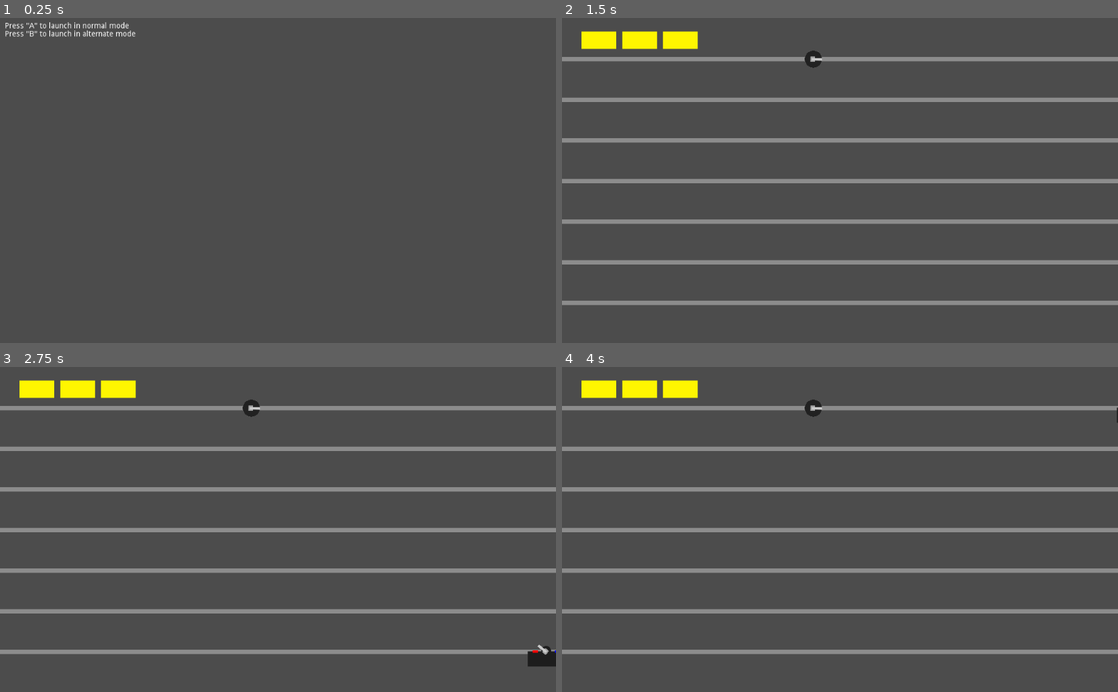
Above: before the commit, frames 1-4 (two rows, left to right).
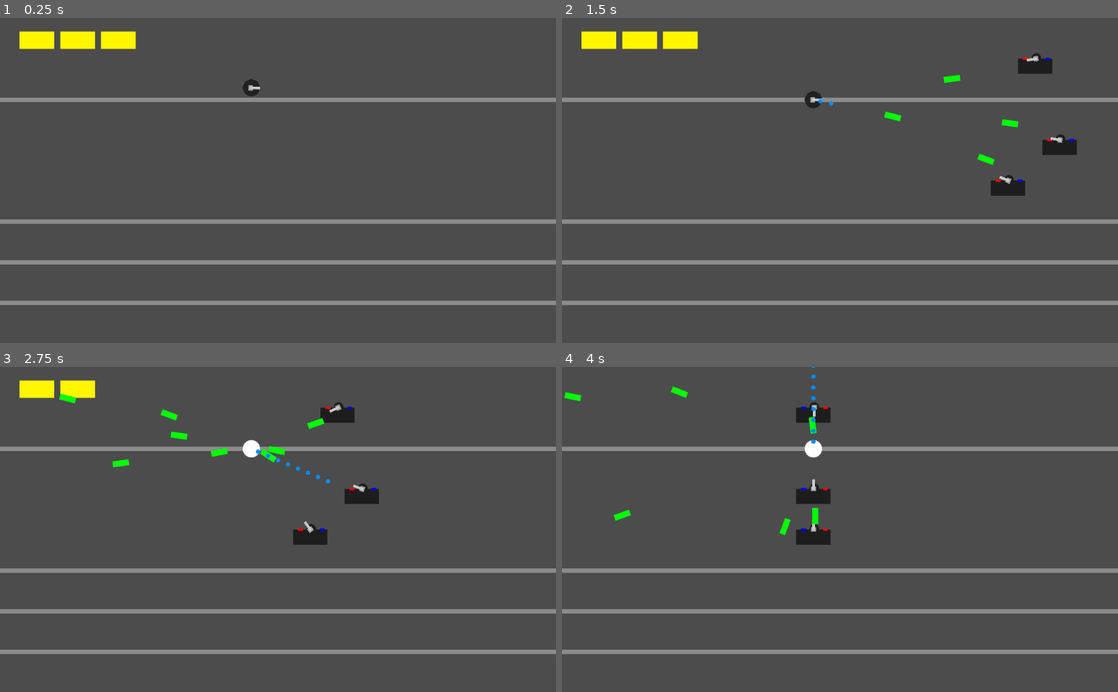
Above: after the commit, the same moments.

Repository: assert-justice/MagCycle
Game: Godot game, scene res://Game.tscn
Same seed, same stepped clock (60 frames per second), same inputs: the game is played once before the commit and once after it.
Inputs:
- Up to frame 1 (0.25 s): no input
- Up to frame 2 (1.5 s): tap A at 0.5 s; tap Enter (ui_accept) at 0.6, 0.77, 1.07, 1.35 s
- Up to frame 3 (2.75 s): tap Enter (ui_accept) at 1.52, 1.82, 2.1 s
- Up to frame 4 (4 s): tap Enter (ui_accept) at 2.85, 3.02, 3.32, 3.6, 3.77 s

The runs differ from the first frame. In frame 1, 6.5% of the frame differs, in the area x 0-100%, y 1-89%; in frame 2, 5.0%; in frame 3, 6.0%; in frame 4, 6.1%.

Commit message:
added tether and sound effects

Diff:
--- a/BadBullet.tscn
+++ b/BadBullet.tscn
@@ -6,7 +6,9 @@
 [sub_resource type="RectangleShape2D" id=1]
 extents = Vector2( 14.818, 5.7556 )
 
-[node name="Bullet" type="Area2D"]
+[node name="Bullet" type="Area2D" groups=[
+"jumpable",
+]]
 z_index = 1
 script = ExtResource( 1 )
 
--- a/CopCar.tscn
+++ b/CopCar.tscn
@@ -1,9 +1,11 @@
-[gd_scene load_steps=10 format=2]
+[gd_scene load_steps=12 format=2]
 
 [ext_resource path="res://sprites/cop_car.png" type="Texture" id=1]
 [ext_resource path="res://sprites/gun.png" type="Texture" id=2]
 [ext_resource path="res://scripts/CopCar.gd" type="Script" id=3]
 [ext_resource path="res://sprites/circle_particle.png" type="Texture" id=4]
+[ext_resource path="res://sfx/Shoot_03.wav" type="AudioStream" id=5]
+[ext_resource path="res://sfx/Explosion_00.wav" type="AudioStream" id=6]
 
 [sub_resource type="AtlasTexture" id=1]
 flags = 4
@@ -63,5 +65,11 @@
 spread = 23.71
 initial_velocity = 655.91
 color_ramp = SubResource( 5 )
+
+[node name="DieSound" type="AudioStreamPlayer2D" parent="."]
+stream = ExtResource( 6 )
+
+[node name="ShootSound" type="AudioStreamPlayer2D" parent="."]
+stream = ExtResource( 5 )
 [connection signal="damage" from="." to="." method="_on_CopCar_damage"]
 [connection signal="set_pos" from="." to="." method="_on_CopCar_set_pos"]
--- a/Game.tscn
+++ b/Game.tscn
@@ -5,14 +5,3 @@
 [node name="Game" type="Node2D"]
 position = Vector2( -7, 1 )
 script = ExtResource( 5 )
-
-[node name="RichTextLabel" type="RichTextLabel" parent="."]
-margin_left = 16.0
-margin_top = 7.0
-margin_right = 293.0
-margin_bottom = 106.0
-text = "Press \"A\" to launch in normal mode
-Press \"B\" to launch in alternate mode"
-__meta__ = {
-"_edit_use_anchors_": false
-}
--- a/Player.tscn
+++ b/Player.tscn
@@ -1,15 +1,21 @@
-[gd_scene load_steps=7 format=2]
+[gd_scene load_steps=11 format=2]
 
 [ext_resource path="res://sprites/gun.png" type="Texture" id=1]
 [ext_resource path="res://sprites/body.png" type="Texture" id=2]
 [ext_resource path="res://scripts/Player.gd" type="Script" id=3]
 [ext_resource path="res://sprites/circle_particle.png" type="Texture" id=4]
+[ext_resource path="res://sfx/Hit_01.wav" type="AudioStream" id=5]
+[ext_resource path="res://sfx/Hero_Death_00.wav" type="AudioStream" id=6]
+[ext_resource path="res://sfx/Hit_02.wav" type="AudioStream" id=7]
 
 [sub_resource type="CircleShape2D" id=1]
 radius = 64.7765
 
 [sub_resource type="Curve" id=2]
 _data = [ Vector2( 0.0172414, 1 ), 0.0, 0.0, 0, 0, Vector2( 0.827586, 0.281818 ), 0.0, 0.0, 0, 0 ]
+
+[sub_resource type="CircleShape2D" id=3]
+radius = 673.701
 
 [node name="Player" type="Area2D" groups=[
 "player",
@@ -36,9 +42,9 @@
 scale = Vector2( 2, 2 )
 
 [node name="ShootSound" type="AudioStreamPlayer2D" parent="."]
-volume_db = 24.0
-pitch_scale = 0.5
-attenuation = 0.450625
+stream = ExtResource( 5 )
+pitch_scale = 1.75
+autoplay = true
 
 [node name="Flash" type="Sprite" parent="."]
 visible = false
@@ -55,4 +61,28 @@
 gravity = Vector2( 0, 0 )
 initial_velocity = 200.0
 scale_amount_curve = SubResource( 2 )
+
+[node name="JumpRadius" type="Area2D" parent="."]
+
+[node name="CollisionShape2D" type="CollisionShape2D" parent="JumpRadius"]
+shape = SubResource( 3 )
+
+[node name="CanJumpParticles" type="CPUParticles2D" parent="."]
+emitting = false
+lifetime = 0.4
+texture = ExtResource( 4 )
+spread = 0.0
+gravity = Vector2( 0, 0 )
+initial_velocity = 1600.0
+color = Color( 0, 0.552941, 1, 1 )
+
+[node name="DeathSound" type="AudioStreamPlayer2D" parent="."]
+stream = ExtResource( 6 )
+volume_db = 20.0
+
+[node name="DamageSound" type="AudioStreamPlayer2D" parent="."]
+stream = ExtResource( 7 )
+volume_db = 24.0
 [connection signal="damage" from="." to="." method="_on_Player_damage"]
+[connection signal="area_entered" from="JumpRadius" to="." method="_on_JumpRadius_area_entered"]
+[connection signal="area_exited" from="JumpRadius" to="." method="_on_JumpRadius_area_exited"]
--- a/scripts/CopCar.gd
+++ b/scripts/CopCar.gd
@@ -25,16 +25,18 @@
 func _ready():
 	player = get_tree().get_nodes_in_group("player")[0]
 	bullet_scene = load(bullet_path)
+	fire_clock = randf() * fire_time
 
 func _physics_process(delta):
+	if position.y > 600:
+		queue_free()
+	if player == null:
+		return
 	if health < 0:
 		if position.y > 650:
 			queue_free()
 		velocity.y += gravity
 		position += delta * velocity
-	if position.y > 600:
-		queue_free()
-	if player == null:
 		return
 	$Wiggle/Gun.rotation = (player.position - self.position).angle()
 	fire_clock -= delta
@@ -48,6 +50,7 @@
 		self.get_parent().add_child(bullet)
 		bullet.position = self.position + $Wiggle/Gun.position
 		bullet.velocity = (player.position - self.position).normalized() * bullet_speed
+		$ShootSound.play()
 	var sensitivity = 10
 	if not wiggle_clock < 0:
 		wiggle_clock -= delta
@@ -76,6 +79,11 @@
 	if health < 0:
 		alive = false
 		velocity.y -= 10
+		if $DieSound != null:
+			$DieSound.play()
+			var sound = $DieSound
+			remove_child(sound)
+			get_parent().add_child(sound)
 	wiggle_clock = wiggle_time
 	$DamageParticles.direction = direction
 
--- a/scripts/GameManager.gd
+++ b/scripts/GameManager.gd
@@ -13,19 +13,18 @@
 var scene_path = 'res://Scene.tscn'
 var game_scene = null
 var game = null
-var tapper = true
 var started = false
 
 func _ready():
 	cop_cars = []
 	cop_car_scene = load(cop_car_path)
 	game_scene = load(scene_path)
-	#load_scene()
+	load_scene()
 
 func wave():
 	wave_time = rand_range(min_wave_time, max_wave_time)
 	var wave_size = floor(rand_range(min_wave_size, max_wave_size))
-	var rails = $Scene/Rails.rails.duplicate()
+	var rails = $Scene/Rails.lanes.duplicate()
 	var num_rails = len(rails)
 	while wave_size + len(rails) > num_rails:
 		if len(rails) == 0:
@@ -45,15 +44,12 @@
 	game = game_scene.instance()
 	add_child(game)
 	chunks = []
-	$Scene/Player.tapper = tapper
 	for i in range($Scene/Player.max_health):
 		var chunk = $Scene/HealthChunk.duplicate()
 		chunk.position.x = $Scene/HealthChunk.position.x * (i + 1)
 		$Scene.add_child(chunk)
 		chunks.append(chunk)
 	$Scene/HealthChunk.visible = false
-	if not tapper:
-		$Scene/Rails.set_rails("1100011")
 	wave()
 
 func reload_scene():
@@ -63,24 +59,7 @@
 	load_scene()
 
 func _process(_delta):
-	if not started:
-		if Input.is_action_just_pressed("ui_accept"):
-			started = true
-			$RichTextLabel.queue_free()
-			load_scene()
-		elif Input.is_action_just_pressed("ui_cancel"):
-			started = true
-			tapper = false
-			$RichTextLabel.queue_free()
-			load_scene()
-		return
 	if Input.is_action_just_pressed("reset"):
-		reload_scene()
-	if Input.is_action_just_pressed("ui_accept"):
-		tapper = true
-		reload_scene()
-	if Input.is_action_just_pressed("ui_cancel"):
-		tapper = false
 		reload_scene()
 	if $Scene/Player == null:
 		return
--- a/scripts/Player.gd
+++ b/scripts/Player.gd
@@ -12,7 +12,6 @@
 export var flash_thresh = 0.5
 export var max_health = 3
 export var health = 0
-export var tapper = true
 var flash_clock = -1
 var jump_clock = 0
 var velocity = Vector2()
@@ -27,6 +26,10 @@
 var offset_clock = 0
 var space_state = null
 var current_rail = 0
+var jumpable = null
+
+var pitches = [2.25, 2, 1.75, 1.5]
+var current_pitch = 0
 
 signal damage(value)
 
@@ -54,35 +57,41 @@
 	aim.y += Input.get_action_strength("shoot_down")
 
 	rails = get_tree().get_nodes_in_group("Rails")[0].rails
-	if tapper:
-		if Input.is_action_just_pressed("fall"):
-			current_rail += 1
-		if Input.is_action_just_pressed("jump"):
-			current_rail -= 1
-		current_rail = clamp(current_rail, 0, 6)
-		position.y = rails[current_rail].y
-	else:
-		velocity.y += gravity_power
-		if (not Input.is_action_pressed("fall")) and (not velocity.y < 0):
-			if rails == null:
-				rails = get_tree().get_nodes_in_group("Rails")[0].rails
-			for rail in rails:
-				if abs(self.position.y - rail.y) < clamp_distance:
-					self.position.y = rail.y
-					velocity.y = 0
-					break
-		if Input.is_action_just_pressed("jump"):
-			velocity.y -= jump_power
-			if velocity.y > -jump_power:
-				velocity.y = -jump_power
 
+	velocity.y += gravity_power
+	var rail_dis = INF
+	if (not Input.is_action_pressed("fall")) and (not velocity.y < 0):
+		if rails == null:
+			rails = get_tree().get_nodes_in_group("Rails")[0].rails
+		for rail in rails:
+			var dis = abs(self.position.y - rail.y)
+			if dis < rail_dis:
+				rail_dis = dis
+			if dis < clamp_distance:
+				self.position.y = rail.y
+				velocity.y = 0
+				break
+	if Input.is_action_just_pressed("jump") and (len(jumpable) > 0 or rail_dis < 50):
+		velocity.y -= jump_power
+		if velocity.y > -jump_power:
+			velocity.y = -jump_power
+	if position.y < 0 and velocity.y < 0:
+		velocity.y = - velocity.y
+	if len(jumpable) > 0:
+		var closest = jumpable[0]
+		for j in jumpable:
+			if (position - j.position).length() < (position - closest.position).length():
+				closest = j
+		$CanJumpParticles.rotation = (closest.position - position).angle()
 
-
-	self.position += velocity * delta
 	$Gun/BulletMount.visible = aim.length() > deadzone
 	if aim.length() > deadzone:
 		if not $ShootSound.playing:
 			$ShootSound.play()
+			$ShootSound.pitch_scale = pitches[current_pitch]
+			current_pitch += 1
+			if len(pitches) == current_pitch:
+				current_pitch = 0
 		shoot()
 		#stick_x *= shoot_slowdown
 		$Gun.rotation = aim.angle()
@@ -93,11 +102,15 @@
 		offset_clock -= 1
 		if offset_clock < 0:
 			offset_clock = offset_time
+	else:
+		$ShootSound.stop()
 	velocity.x = stick_x * speed
+	self.position += velocity * delta
 
 func _ready():
 	health = max_health
 	bullets = []
+	jumpable = []
 	bullet_scene = load(bullet_path)
 	for i in range(50):
 		var bullet = bullet_scene.instance()
@@ -111,6 +124,10 @@
 		position += velocity * delta
 		return
 	if position.y > 650:
+		$DeathSound.play()
+		var sound = $DeathSound
+		remove_child(sound)
+		get_parent().add_child(sound)
 		queue_free()
 	handle_movement(delta)
 	position.x = clamp(position.x, 0, 1030)
@@ -126,4 +143,22 @@
 		health -= value
 		if health < 0:
 			$DeathParticles.emitting = true
+			$DeathSound.play()
+		else:
+			$DamageSound.play()
 		flash_clock = flash_time
+
+
+func _on_JumpRadius_area_entered(area):
+	if area.is_in_group("jumpable"):
+		jumpable.append(area)
+		$CanJumpParticles.emitting = true
+	pass # Replace with function body.
+
+
+func _on_JumpRadius_area_exited(area):
+	if area in jumpable:
+		jumpable.erase(area)
+		if len(jumpable) == 0:
+			$CanJumpParticles.emitting = false
+	pass # Replace with function body.
--- a/scripts/Rails.gd
+++ b/scripts/Rails.gd
@@ -1,10 +1,12 @@
 extends Node2D
 
 export (Array, Vector2) var rails = null
-export var default_rails = "1111111"
+export (Array, Vector2) var lanes = null
+export var default_rails = "0100111"
 
 func set_rails(pattern):
 	rails.clear()
+	lanes.clear()
 	var rail_nodes = get_children()
 	for i in len(pattern):
 		if i == len(rail_nodes):
@@ -12,8 +14,11 @@
 		rail_nodes[i].visible = pattern[i] == '1'
 		if rail_nodes[i].visible:
 			rails.append(position + rail_nodes[i].position)
+		else:
+			lanes.append(position + rail_nodes[i].position)
 
 
 func _ready():
 	rails = []
+	lanes = []
 	set_rails(default_rails)
Not shown, added: sfx/Climb_Rope_Loop_00.wav.import
Not shown, added: sfx/Explosion_00.wav.import
Not shown, removed: sfx/Futuristic Shotgun Single Shot.wav.import
Not shown, added: sfx/Hero_Death_00.wav.import
Not shown, added: sfx/Hit_01.wav.import
Not shown, added: sfx/Hit_02.wav.import
Not shown, added: sfx/Pickup_01.wav.import
Not shown, added: sfx/Shoot_03.wav.import
Not shown, added: sound_effects/sound_effects/atomize.wav.import
Not shown, added: sound_effects/sound_effects/beach.wav.import
Not shown, added: sound_effects/sound_effects/beam.wav.import
Not shown, added: sound_effects/sound_effects/beam2.wav.import
(and 42 more such lines)
